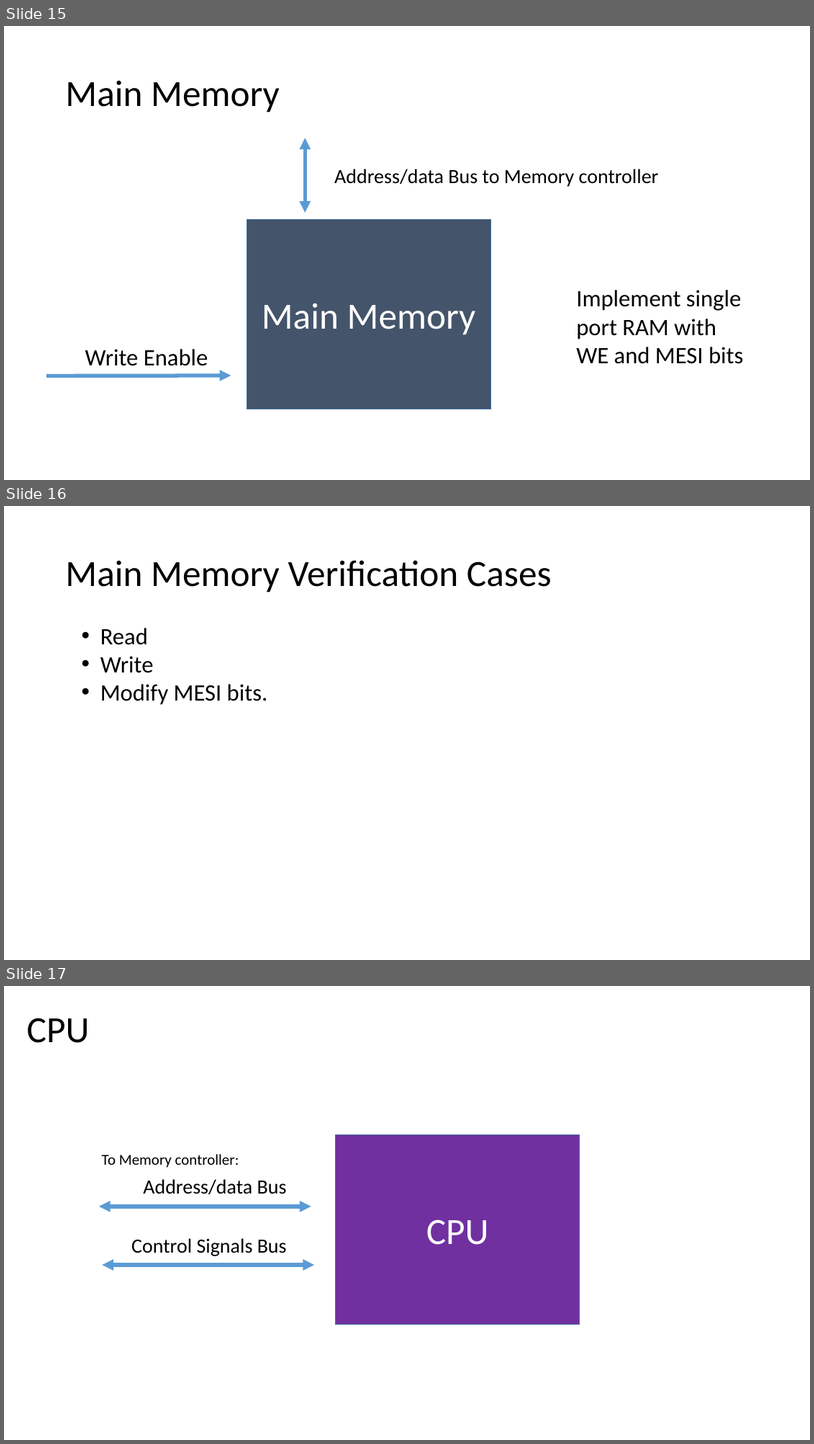
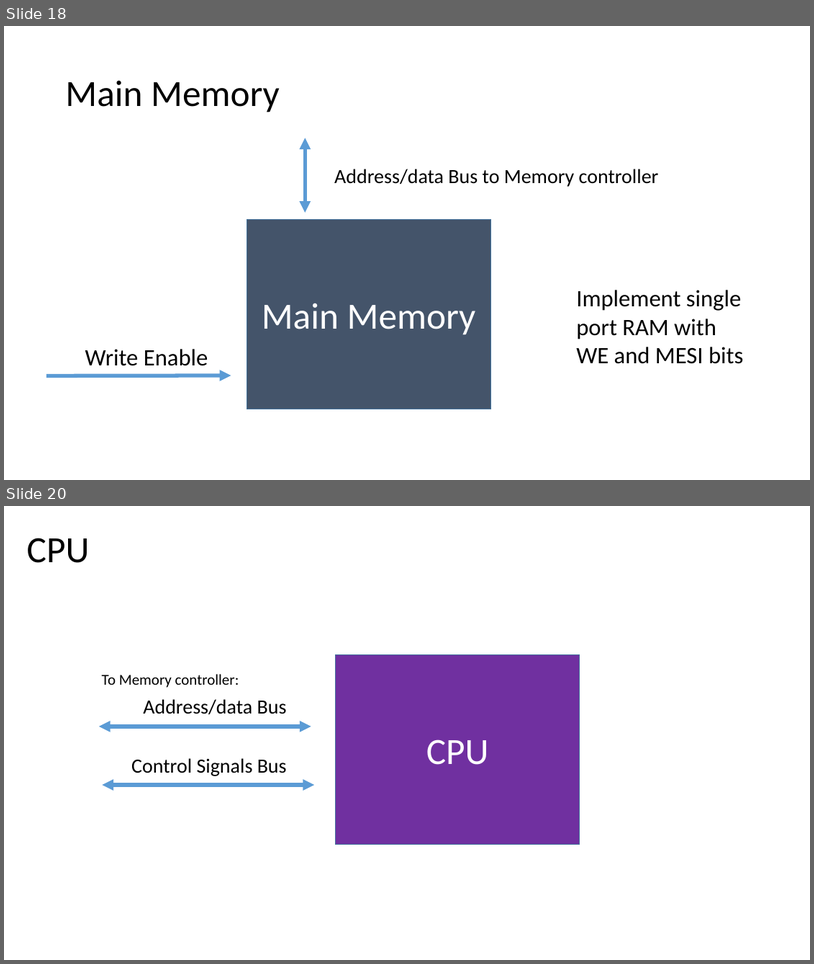
Before and after one commit to md710644/finalarquicompu, a slide deck: Diseno_final_arq.pptx. Shown one above the other, each under a label of ours: slides 15, 16 and 17 before the commit, slides 18 and 20 after it; the slides between them are not shown. The pictures are 814x1444 and 814x964 pixels, drawn with LibreOffice and Linux fonts; fonts in the diff are those of the drawing. Boxes give left, top, right and bottom in pixels: in the first picture for what was removed or moved away, otherwise in the second. Text is boxed around its words. In the diff, an @@ line names an element or a change of style, - is before the commit and + after.

```diff
--- a/Diseno_final_arq.pptx
+++ b/Diseno_final_arq.pptx
@@ slide 16 removed at box(4, 506, 810, 960), background #FFFFFF @@
@@ title removed at box(65, 560, 552, 592) @@
-Main Memory Verification Cases
@@ text removed at box(100, 628, 268, 705) @@
-• Read
-• Write
-• Modify MESI bits.
@@ what was slide 15 is now slide 18 @@
@@ what was slide 17 is now slide 20 @@
```
Also in this commit, not shown: 1 slide changed, 7 slides added, 11 other files.
